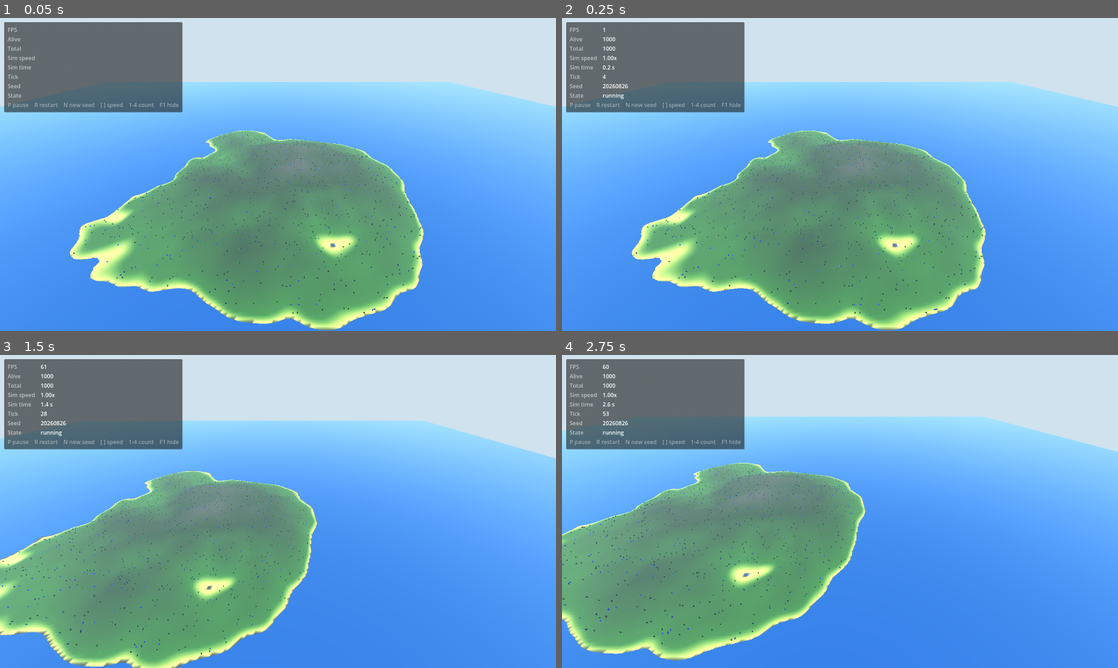
Above: before the commit, frames 1-4 (two rows, left to right).
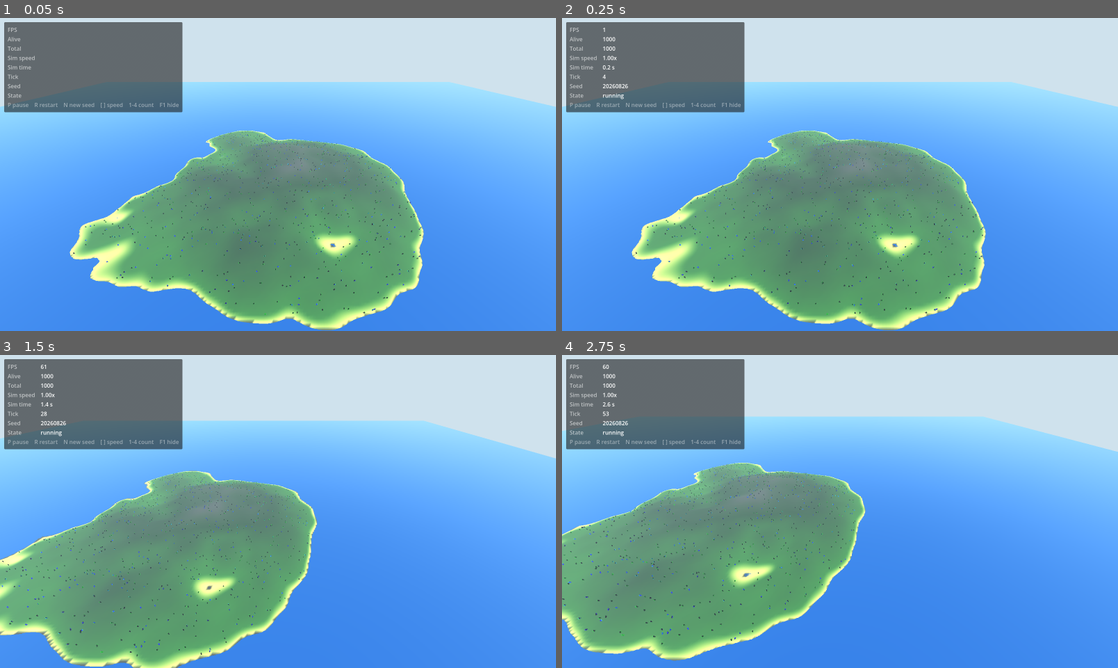
Above: after the commit, the same moments.

Repository: Twody2D/mass
Game: Godot game, scene res://scenes/main.tscn
Two runs of this game, one before a commit and one after it. Both use one fixed random seed, a clock stepped at 60 frames per second and the inputs below.
Inputs (mouse positions are in pixels of both pictures, inside the frame that each line leads up to):
- Up to frame 1 (0.05 s): no input
- Up to frame 2 (0.25 s): no input
- Up to frame 3 (1.5 s): tap Enter at 0.5 s; move the mouse to (400, 495) at 0.52 s; hold D 0.53-1.25 s; hold Shift 0.53-1.25 s; click (400, 495) at 0.67 s; tap Space at 0.77 s; drag from (166, 527) to (250, 574) at 1.27 s
- Up to frame 4 (2.75 s): move the mouse to (895, 442) at 2.02 s; hold D from 2.03 s (still down); hold Q from 2.03 s (still down)

The runs differ from the first frame. In frame 1, less than 0.1% of the frame differs, in the area x 23-76%, y 37-95%; in frame 2, 0.2%; in frame 3, 0.3%; in frame 4, 0.3%, in the area x 0-54%, y 34-93%.

Commit message:
feat(rendering): interpolate the crowd between simulation ticks
The crowd looked jerky, and the cause was not the walk: the simulation
steps at 20 Hz and the buffer was only uploaded when a tick landed, so at
55 FPS every knight held still for three frames and then jumped.

BotManager now keeps the position from the end of the previous tick, and
the renderer draws wherever the frame sits between the last two ticks.
Main uploads once per rendered frame instead of once per tick, with the
interpolation factor taken from the tick accumulator.

Only moving bots pay for it: an idle bot already has prev equal to pos
and stays that way. Arriving at a target collapses the window too, or the
knight keeps sliding towards a position it has already left.

Measured on Intel UHD Graphics at 10 000 bots: 57.7 FPS against 55.3
before, which is inside the noise. The extra uploads cost nothing
measurable here because the frame is bound by the GPU, not by the buffer
write.

The full suite still passes: world, camera, bots, movement and HUD.

Diff:
--- a/scripts/core/main.gd
+++ b/scripts/core/main.gd
@@ -49,6 +49,15 @@
 	rebuild(GameConfig.map_seed, GameConfig.bot_count)
 
 
+## Rendering is decoupled from the tick: every frame draws the crowd wherever it
+## is between the last two ticks, so motion is smooth at any frame rate.
+func _process(_delta: float) -> void:
+	if crowd == null:
+		return
+	var alpha := clampf(_accumulator / GameConfig.SIMULATION_TICK_SECONDS, 0.0, 1.0)
+	crowd.update_transforms(alpha)
+
+
 func _physics_process(delta: float) -> void:
 	if paused or bots == null or crowd == null:
 		return
@@ -62,11 +71,6 @@
 		sim_time += step
 		_accumulator -= step
 		ticks += 1
-
-	# The buffer upload is the expensive part, so it happens once per frame no
-	# matter how many ticks that frame ran.
-	if ticks > 0:
-		crowd.update_transforms()
 
 	# Spiral of death guard: if the frame could not keep up, drop the backlog
 	# instead of trying to catch up forever and making the next frame worse.
--- a/scripts/rendering/crowd_renderer.gd
+++ b/scripts/rendering/crowd_renderer.gd
@@ -56,15 +56,23 @@
 	update_transforms()
 
 
-## Rewrites every instance transform and uploads the buffer. Called once per
-## frame from the simulation clock, however many ticks that frame ran.
-func update_transforms() -> void:
+## Rewrites every instance transform and uploads the buffer, once per rendered
+## frame. `alpha` is how far the frame sits between the previous simulation tick
+## and the current one, from 0 to 1.
+##
+## Without this the crowd would only move when a tick lands, which at 20 Hz
+## means holding still for three frames and then jumping. Interpolating costs
+## one extra upload per frame and buys motion at the frame rate.
+func update_transforms(alpha: float = 1.0) -> void:
 	if bots == null or multimesh == null or bots.count == 0:
 		return
 
 	var pos_x := bots.pos_x
 	var pos_y := bots.pos_y
 	var pos_z := bots.pos_z
+	var prev_x := bots.prev_x
+	var prev_y := bots.prev_y
+	var prev_z := bots.prev_z
 	var vel_x := bots.vel_x
 	var vel_z := bots.vel_z
 
@@ -89,15 +97,15 @@
 		_buffer[b] = cos_yaw
 		_buffer[b + 1] = 0.0
 		_buffer[b + 2] = sin_yaw
-		_buffer[b + 3] = pos_x[i]
+		_buffer[b + 3] = prev_x[i] + (pos_x[i] - prev_x[i]) * alpha
 		_buffer[b + 4] = 0.0
 		_buffer[b + 5] = 1.0
 		_buffer[b + 6] = 0.0
-		_buffer[b + 7] = pos_y[i]
+		_buffer[b + 7] = prev_y[i] + (pos_y[i] - prev_y[i]) * alpha
 		_buffer[b + 8] = -sin_yaw
 		_buffer[b + 9] = 0.0
 		_buffer[b + 10] = cos_yaw
-		_buffer[b + 11] = pos_z[i]
+		_buffer[b + 11] = prev_z[i] + (pos_z[i] - prev_z[i]) * alpha
 		b += FLOATS_PER_INSTANCE
 
 	multimesh.buffer = _buffer
--- a/scripts/simulation/bot_manager.gd
+++ b/scripts/simulation/bot_manager.gd
@@ -40,6 +40,14 @@
 
 var pos_x := PackedFloat32Array()
 var pos_z := PackedFloat32Array()
+## Position at the end of the previous tick. The renderer interpolates between
+## this and the current position, so the crowd moves at the frame rate instead
+## of stepping twenty times a second. Only bots that move need updating: an idle
+## bot already has prev equal to pos and stays that way.
+var prev_x := PackedFloat32Array()
+var prev_y := PackedFloat32Array()
+var prev_z := PackedFloat32Array()
+
 ## Ground height under the bot, refreshed whenever it moves. Cached rather than
 ## sampled on demand: the renderer would otherwise re-sample the terrain for
 ## every bot every frame, which is far more expensive than keeping 40 KB in sync.
@@ -91,6 +99,9 @@
 		pos_x[i] = point.x
 		pos_z[i] = point.y
 		pos_y[i] = world.get_height(point.x, point.y)
+		prev_x[i] = pos_x[i]
+		prev_y[i] = pos_y[i]
+		prev_z[i] = pos_z[i]
 		vel_x[i] = 0.0
 		vel_z[i] = 0.0
 		# No destination yet; movement lands in the next commit.
@@ -161,6 +172,11 @@
 			state[i] = State.IDLE
 			vel_x[i] = 0.0
 			vel_z[i] = 0.0
+			# Stopping has to collapse the interpolation window too, or the
+			# knight keeps sliding towards a position it has already left.
+			prev_x[i] = pos_x[i]
+			prev_y[i] = pos_y[i]
+			prev_z[i] = pos_z[i]
 			continue
 		# One square root per moving bot, reused as both the direction and the
 		# speed scale.
@@ -169,6 +185,9 @@
 		var vz := dz * step
 		vel_x[i] = vx
 		vel_z[i] = vz
+		prev_x[i] = pos_x[i]
+		prev_y[i] = pos_y[i]
+		prev_z[i] = pos_z[i]
 		var nx := pos_x[i] + vx * delta
 		var nz := pos_z[i] + vz * delta
 		pos_x[i] = nx
@@ -191,6 +210,9 @@
 	pos_x.resize(n)
 	pos_z.resize(n)
 	pos_y.resize(n)
+	prev_x.resize(n)
+	prev_y.resize(n)
+	prev_z.resize(n)
 	vel_x.resize(n)
 	vel_z.resize(n)
 	target_x.resize(n)
